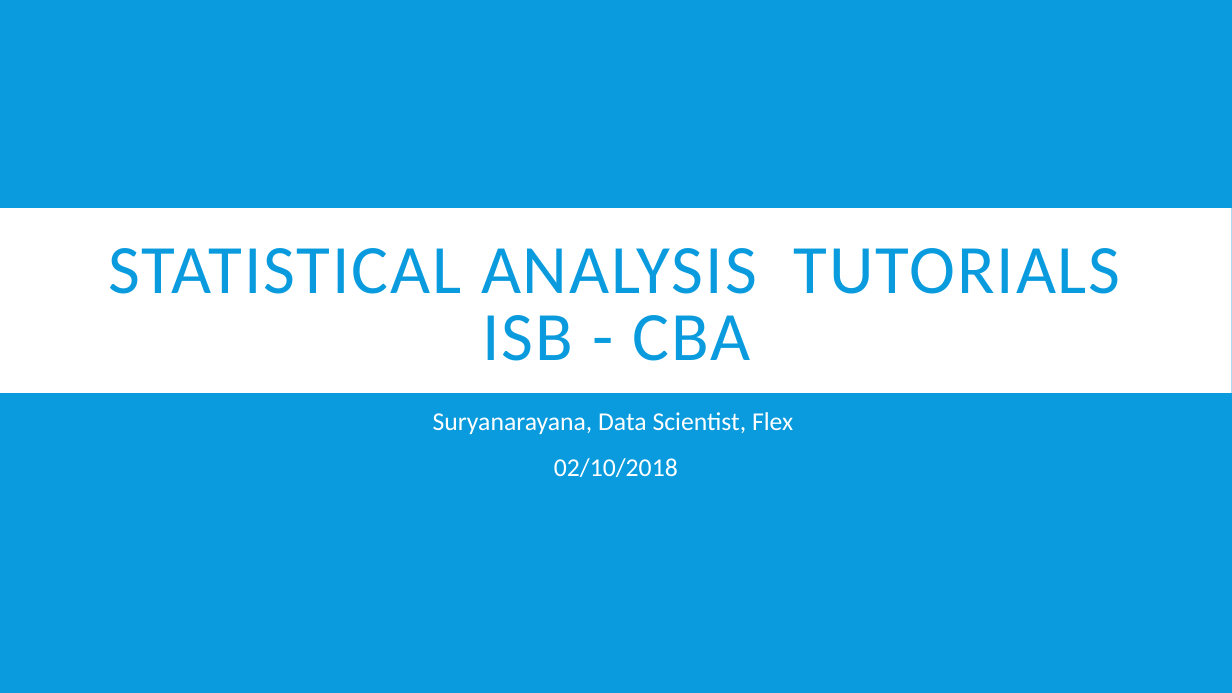
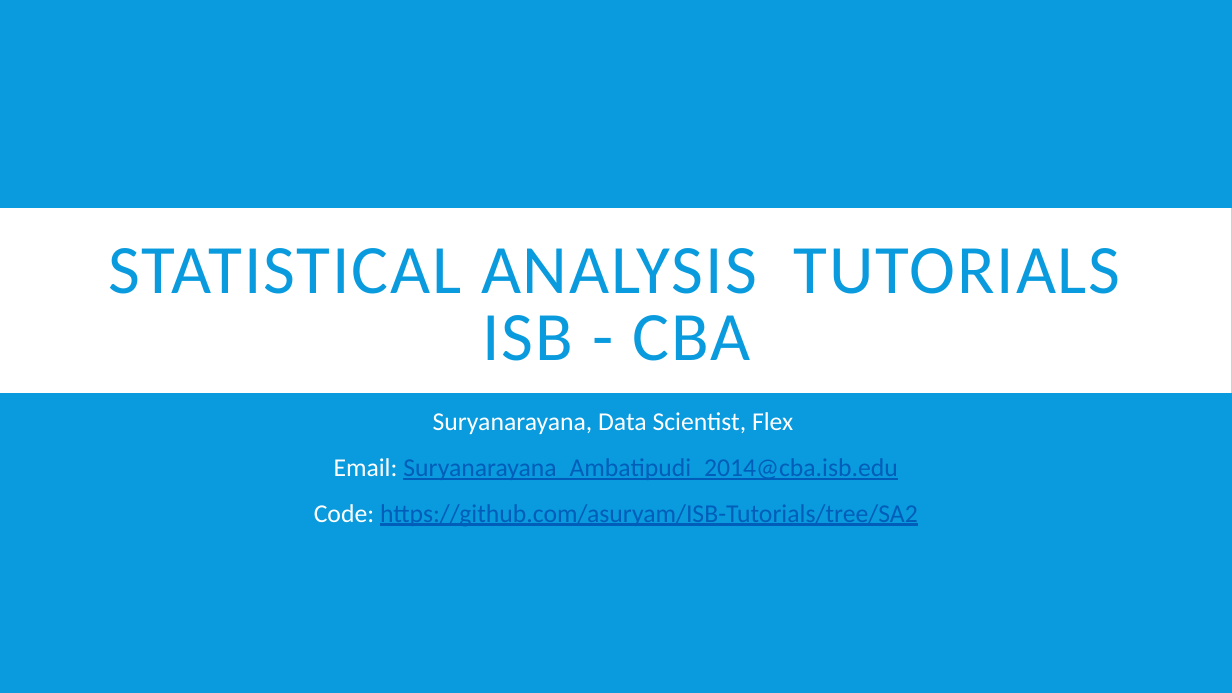
Before and after one commit to asuryam/ISB-Tutorials, a slide deck: slide 1 of ISB_SA2_Tutorials.pptx. Drawn at 1232x693 pixels with LibreOffice and Linux fonts; fonts in the diff are those of the drawing. Boxes give left, top, right and bottom in pixels: in the first picture for what was removed or moved away, otherwise in the second. Text is boxed around its words. In the diff, an @@ line names an element or a change of style, - is before the commit and + after.

```diff
--- a/ISB_SA2_Tutorials.pptx
+++ b/ISB_SA2_Tutorials.pptx
@@ subtitle at bbox=[314, 458, 918, 526]: text changed; text colour #FFFFFF to #005DBA @@
-02/10/2018
+Email: Suryanarayana_Ambatipudi_2014@cba.isb.edu
+Code: https://github.com/asuryam/ISB-Tutorials/tree/SA2
```
Also in this commit, not shown: 2 other slides changed.
